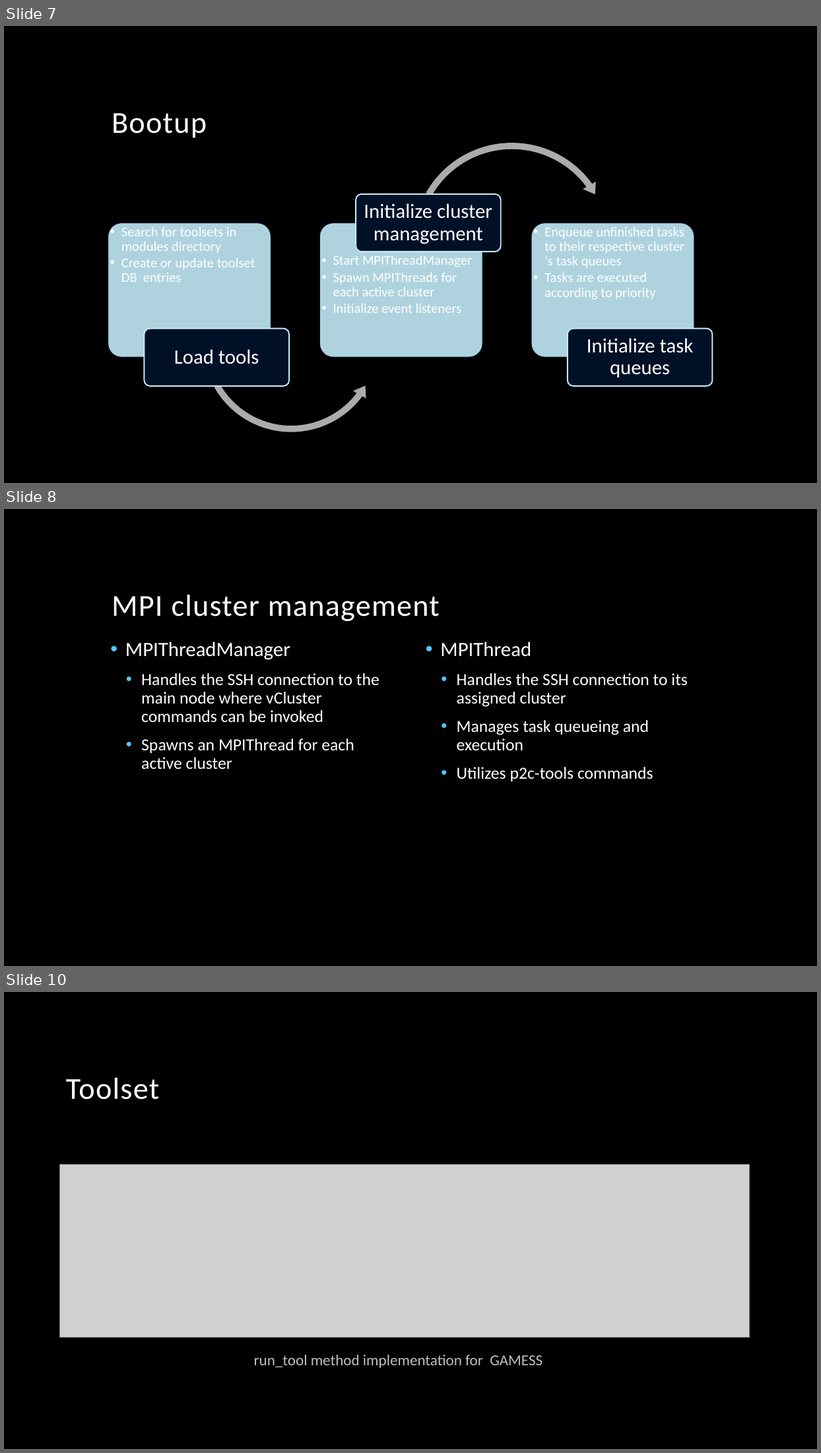
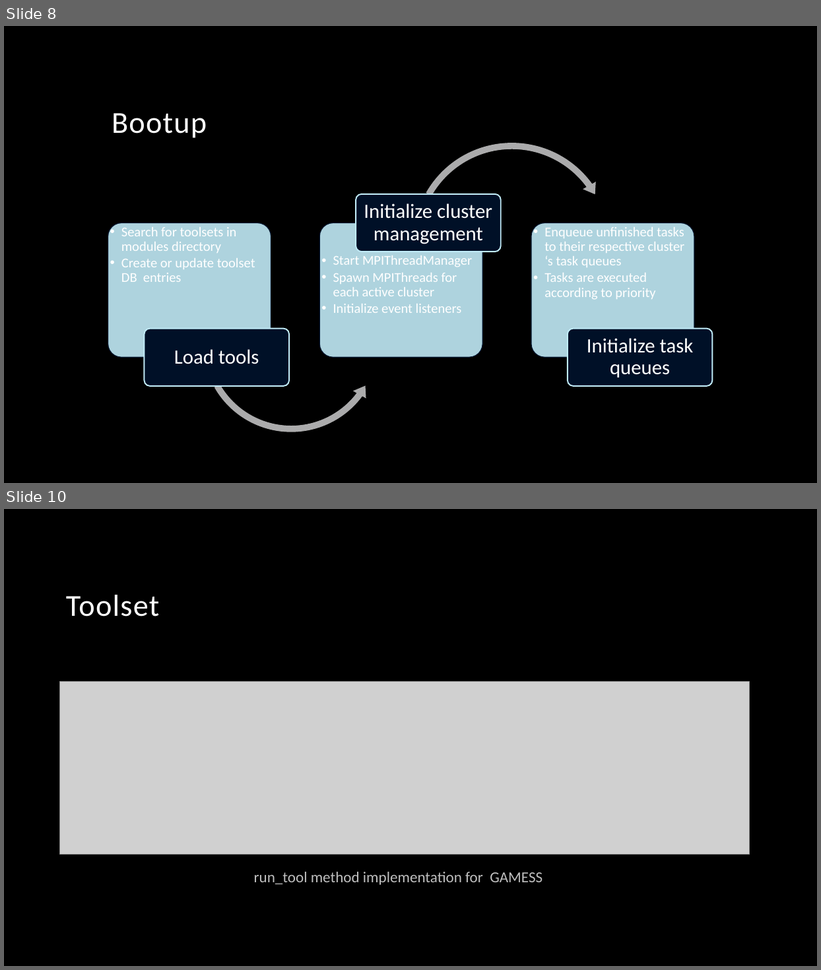
Before and after one commit to vincentpaul12/SkyLab-Files, a slide deck: pcsc_skylab.pptx. Shown one above the other, each under a label of ours: slides 7, 8 and 10 before the commit, slides 8 and 10 after it; the slides between them are not shown. The pictures are 821x1453 and 821x970 pixels, drawn with LibreOffice and Linux fonts; fonts in the diff are those of the drawing; grey boxes stand for pictures; background and template pictures are left out. Boxes give left, top, right and bottom in pixels: in the first picture for what was removed or moved away, otherwise in the second. Text is boxed around its words. In the diff, an @@ line names an element or a change of style, - is before the commit and + after.

```diff
--- a/pcsc_skylab.pptx
+++ b/pcsc_skylab.pptx
@@ slide 8 removed at (x1=4, y1=509, x2=817, y2=966), background picture (left out) @@
@@ title removed at (x1=112, y1=595, x2=440, y2=621) @@
-MPI cluster management
@@ text removed at (x1=125, y1=642, x2=380, y2=770) @@
-• MPIThreadManager
-  • Handles the SSH connection to the main node where vCluster commands can be invoked
-  • Spawns an MPIThread for each active cluster
@@ text removed at (x1=440, y1=642, x2=688, y2=782) @@
-• MPIThread
-  • Handles the SSH connection to its assigned cluster
-  • Manages task queueing and execution
-  • Utilizes p2c-tools commands
@@ what was slide 7 is now slide 8 @@
```
Also in this commit, not shown: 8 slides changed, 7 slides added, 3 other slides removed.
